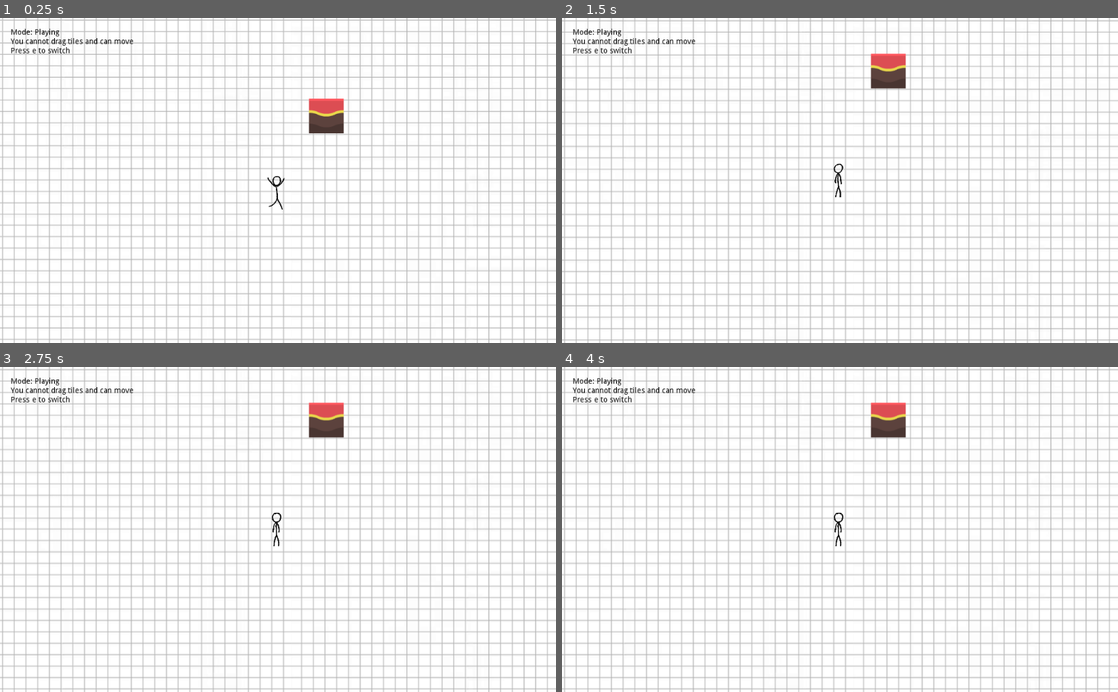
Above: before the commit, frames 1-4 (two rows, left to right).
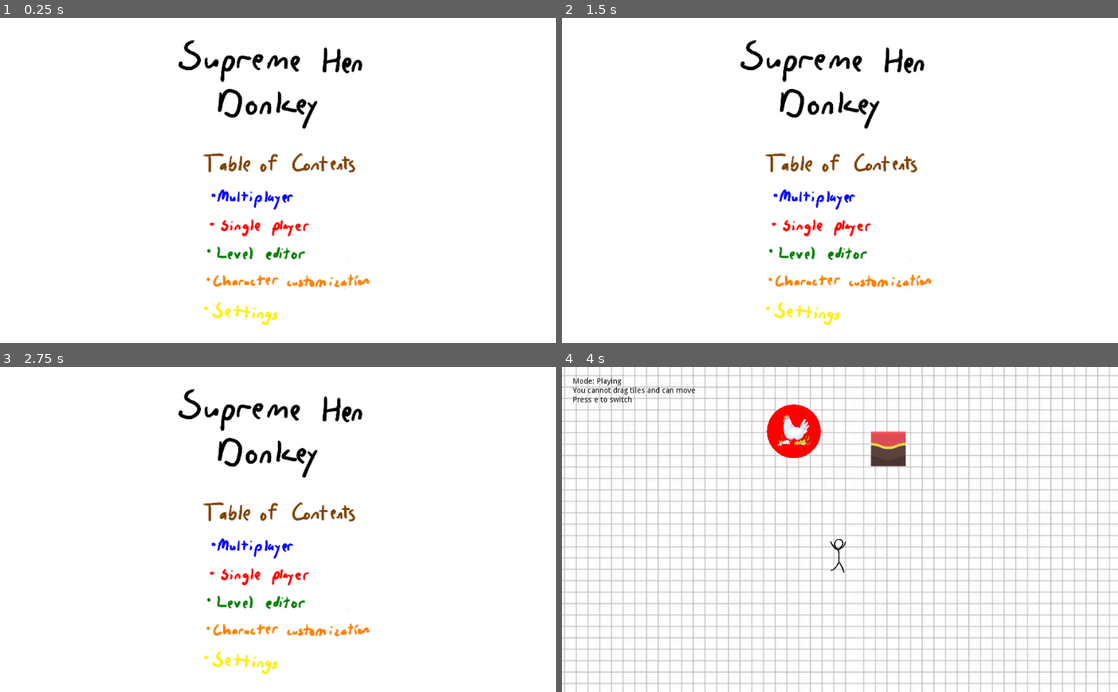
Above: after the commit, the same moments.

Repository: DominickRobinson/Supreme-Hen-Donkey
Game: Godot game, scene res://TitleScreen1.tscn
The game is run twice, just before and just after one commit, with the same random seed, the same clock (stepped at 60 frames per second) and the same inputs. Before the commit the project starts from res://DemoScene.tscn.
Inputs (mouse positions are in pixels of both pictures, inside the frame that each line leads up to):
- Up to frame 1 (0.25 s): no input
- Up to frame 2 (1.5 s): click (845, 200) at 0.52 s; click (845, 255) at 1.27 s
- Up to frame 3 (2.75 s): click (283, 633) at 2.02 s
- Up to frame 4 (4 s): click (845, 662) at 2.77 s; click (845, 578) at 3.52 s

The runs differ from the first frame. In frame 1, 22% of the frame differs, in the area x 0-100%, y 0-100%; in frame 2, 22%; in frame 3, 23%; in frame 4, 20%.

Commit message:
changed title screen, added music

Diff:
--- a/Supreme-Hen-Donkey/DemoScene.tscn
+++ b/Supreme-Hen-Donkey/DemoScene.tscn
@@ -8,9 +8,15 @@
 [ext_resource path="res://Prefabs/MovingPlatform.tscn" type="PackedScene" id=6]
 [ext_resource path="res://GameManager.gd" type="Script" id=7]
 [ext_resource path="res://UI.tscn" type="PackedScene" id=8]
+[ext_resource path="res://GCS - SHD/enemies/red circle.png" type="Texture" id=9]
+[ext_resource path="res://GCS - SHD/enemies/chicken.png" type="Texture" id=10]
+[ext_resource path="res://Scripts/DraggableTileBlock.gd" type="Script" id=11]
 
 [sub_resource type="RectangleShape2D" id=1]
 extents = Vector2( 30, 30 )
+
+[sub_resource type="CircleShape2D" id=2]
+radius = 50.0899
 
 [node name="DemoScene" type="Node2D"]
 
@@ -36,9 +42,6 @@
 
 [node name="Player" parent="." instance=ExtResource( 1 )]
 position = Vector2( 63, 376 )
-HORIZONTAL_MAX_SPEED = 500.0
-FLOOR_ACCELERATION = 30.0
-WALL_JUMP_HORIZONTAL_SPEED = 600.0
 
 [node name="StaticBody2D" type="StaticBody2D" parent="."]
 collision_layer = 3
@@ -75,3 +78,23 @@
 position = Vector2( -235, 377 )
 
 [node name="MovingPlatform" parent="DraggableTile" instance=ExtResource( 6 )]
+
+[node name="DraggableTile3" parent="." instance=ExtResource( 4 )]
+position = Vector2( -22, 237 )
+scale = Vector2( 0.05, 0.05 )
+
+[node name="KinematicBody2D" type="KinematicBody2D" parent="DraggableTile3"]
+script = ExtResource( 11 )
+
+[node name="Sprite" type="Sprite" parent="DraggableTile3/KinematicBody2D"]
+position = Vector2( 3.05176e-05, 0 )
+texture = ExtResource( 9 )
+
+[node name="Sprite" type="Sprite" parent="DraggableTile3/KinematicBody2D/Sprite"]
+position = Vector2( 20, -40 )
+scale = Vector2( 2.48828, 2.32227 )
+texture = ExtResource( 10 )
+
+[node name="CollisionShape2D" type="CollisionShape2D" parent="DraggableTile3/KinematicBody2D"]
+scale = Vector2( 20, 20 )
+shape = SubResource( 2 )
--- a/Supreme-Hen-Donkey/Player.tscn
+++ b/Supreme-Hen-Donkey/Player.tscn
@@ -1,7 +1,7 @@
 [gd_scene load_steps=33 format=2]
 
 [ext_resource path="res://GCS - SHD/animation/Stick people/Idle/Idle-1.png" type="Texture" id=1]
-[ext_resource path="res://Scripts/Player.gd" type="Script" id=2]
+[ext_resource path="res://Player.gd" type="Script" id=2]
 [ext_resource path="res://GCS - SHD/animation/Stick people/Idle/Idle-2.png" type="Texture" id=3]
 [ext_resource path="res://GCS - SHD/animation/Stick people/Idle/Idle-3.png" type="Texture" id=4]
 [ext_resource path="res://GCS - SHD/animation/Stick people/Idle/Idle-4.png" type="Texture" id=5]
@@ -50,11 +50,6 @@
 "name": "Idle",
 "speed": 10.0
 }, {
-"frames": [ ExtResource( 9 ), ExtResource( 10 ), ExtResource( 14 ), ExtResource( 12 ), ExtResource( 11 ), ExtResource( 13 ), ExtResource( 8 ) ],
-"loop": true,
-"name": "Running",
-"speed": 15.0
-}, {
 "frames": [ ExtResource( 24 ), ExtResource( 25 ), ExtResource( 26 ), ExtResource( 15 ), ExtResource( 20 ), ExtResource( 23 ) ],
 "loop": true,
 "name": "Jumping",
@@ -63,6 +58,11 @@
 "frames": [ ExtResource( 16 ), ExtResource( 22 ), ExtResource( 17 ), ExtResource( 18 ), ExtResource( 19 ), ExtResource( 21 ) ],
 "loop": true,
 "name": "Falling",
+"speed": 15.0
+}, {
+"frames": [ ExtResource( 9 ), ExtResource( 10 ), ExtResource( 14 ), ExtResource( 12 ), ExtResource( 11 ), ExtResource( 13 ), ExtResource( 8 ) ],
+"loop": true,
+"name": "Running",
 "speed": 15.0
 } ]
 
@@ -140,5 +140,5 @@
 scale = Vector2( 0.125, 0.125 )
 frames = SubResource( 7 )
 animation = "Jumping"
-frame = 4
+frame = 1
 playing = true
--- /dev/null
+++ b/Supreme-Hen-Donkey/TitleScreen1.gd
@@ -0,0 +1,35 @@
+extends Control
+
+
+# Declare member variables here. Examples:
+# var a = 2
+# var b = "text"
+
+
+# Called when the node enters the scene tree for the first time.
+func _ready():
+	pass # Replace with function body.
+
+
+# Called every frame. 'delta' is the elapsed time since the previous frame.
+#func _process(delta):
+#	pass
+
+
+func _on_Multiplayer_pressed():
+	pass # Replace with function body.
+
+
+func _on_Single_Player_pressed():
+	get_tree().change_scene("res://DemoScene.tscn")
+
+func _on_Level_Editor_pressed():
+	pass # Replace with function body.
+
+
+func _on_Character_Customization_pressed():
+	pass # Replace with function body.
+
+
+func _on_Settings_pressed():
+	pass # Replace with function body.
--- /dev/null
+++ b/Supreme-Hen-Donkey/TitleScreen1.tscn
@@ -0,0 +1,66 @@
+[gd_scene load_steps=4 format=2]
+
+[ext_resource path="res://TitleScreen1.gd" type="Script" id=1]
+[ext_resource path="res://GCS - SHD/music/me_when_the_jimmy_deans_microwave_breakfast_is_done.wav" type="AudioStream" id=2]
+[ext_resource path="res://GCS - SHD/screens/shd-title.png" type="Texture" id=3]
+
+[node name="Main menu" type="Control"]
+anchor_right = 1.0
+anchor_bottom = 1.0
+margin_top = 2.0
+margin_bottom = 2.0
+script = ExtResource( 1 )
+__meta__ = {
+"_edit_use_anchors_": false
+}
+
+[node name="Sprite" type="Sprite" parent="."]
+position = Vector2( 513, 297 )
+scale = Vector2( 1.16167, 1.03 )
+texture = ExtResource( 3 )
+
+[node name="VBoxContainer" type="VBoxContainer" parent="."]
+show_behind_parent = true
+margin_left = 362.0
+margin_top = 312.0
+margin_right = 511.0
+margin_bottom = 472.0
+rect_scale = Vector2( 2.16888, 2.17318 )
+__meta__ = {
+"_edit_use_anchors_": false
+}
+
+[node name="Multiplayer" type="Button" parent="VBoxContainer"]
+margin_right = 149.0
+margin_bottom = 20.0
+
+[node name="Single Player" type="Button" parent="VBoxContainer"]
+margin_top = 24.0
+margin_right = 149.0
+margin_bottom = 44.0
+rect_pivot_offset = Vector2( -729, -326 )
+
+[node name="Level Editor" type="Button" parent="VBoxContainer"]
+margin_top = 48.0
+margin_right = 149.0
+margin_bottom = 68.0
+
+[node name="Character Customization" type="Button" parent="VBoxContainer"]
+margin_top = 72.0
+margin_right = 149.0
+margin_bottom = 92.0
+
+[node name="Settings" type="Button" parent="VBoxContainer"]
+margin_top = 96.0
+margin_right = 149.0
+margin_bottom = 116.0
+
+[node name="AudioStreamPlayer" type="AudioStreamPlayer" parent="."]
+stream = ExtResource( 2 )
+autoplay = true
+
+[connection signal="pressed" from="VBoxContainer/Multiplayer" to="." method="_on_Multiplayer_pressed"]
+[connection signal="pressed" from="VBoxContainer/Single Player" to="." method="_on_Single_Player_pressed"]
+[connection signal="pressed" from="VBoxContainer/Level Editor" to="." method="_on_Level_Editor_pressed"]
+[connection signal="pressed" from="VBoxContainer/Character Customization" to="." method="_on_Character_Customization_pressed"]
+[connection signal="pressed" from="VBoxContainer/Settings" to="." method="_on_Settings_pressed"]
--- a/Supreme-Hen-Donkey/project.godot
+++ b/Supreme-Hen-Donkey/project.godot
@@ -12,7 +12,7 @@
 "base": "RigidBody2D",
 "class": "Player",
 "language": "GDScript",
-"path": "res://Scripts/Player.gd"
+"path": "res://Player.gd"
 } ]
 _global_script_class_icons={
 "Player": ""
@@ -21,7 +21,7 @@
 [application]
 
 config/name="Supreme-Hen-Donkey"
-run/main_scene="res://DemoScene.tscn"
+run/main_scene="res://TitleScreen1.tscn"
 config/icon="res://icon.png"
 
 [autoload]
Not shown: 1 places in Supreme-Hen-Donkey/DemoScene.tscn that only renumber resources
Not shown, added: Supreme-Hen-Donkey/GCS - SHD/music/me_when_the_jimmy_deans_microwave_breakfast_is_done.wav.import
Binary file added: Supreme-Hen-Donkey/GCS - SHD/screens/shd-title.png
Not shown, added: Supreme-Hen-Donkey/GCS - SHD/screens/shd-title.png.import
Renamed: Supreme-Hen-Donkey/Scripts/Player.gd -> Supreme-Hen-Donkey/Player.gd
Not shown, added: Supreme-Hen-Donkey/GCS - SHD/music/me_when_the_jimmy_deans_microwave_breakfast_is_done.wav
